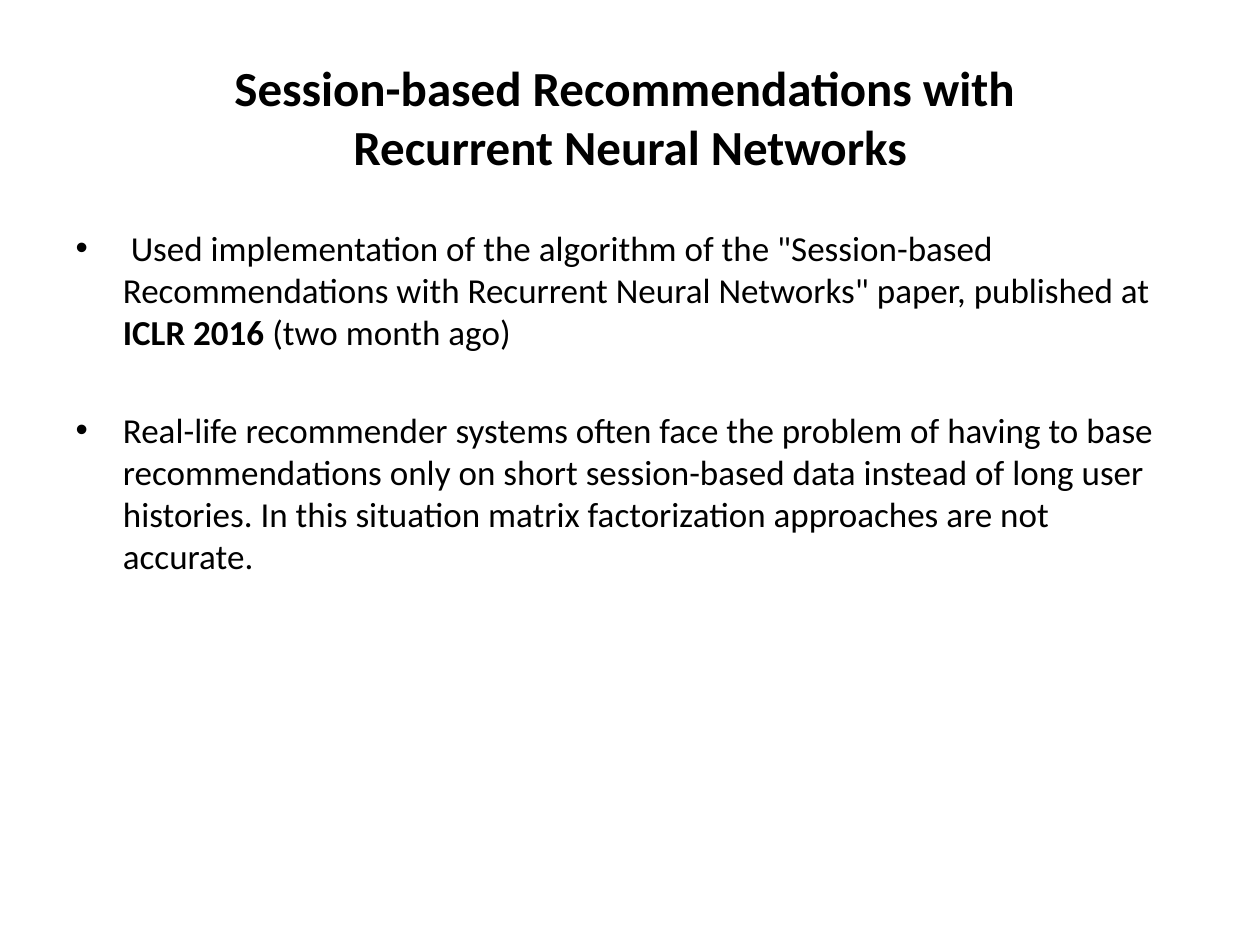
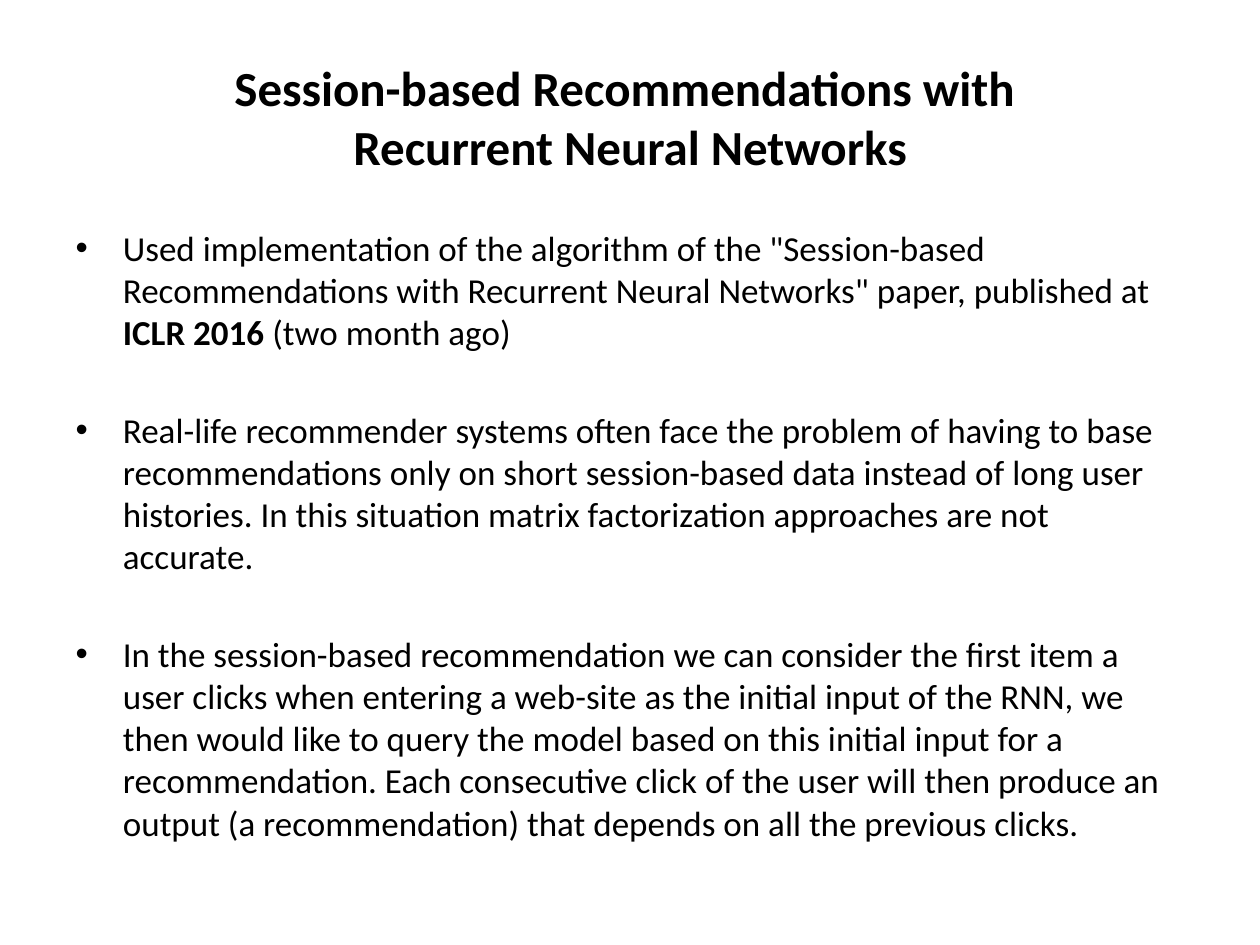
Before and after one commit to royee17/DS_Workshop, a slide deck: slide 3 of Methods.pptx. Drawn at 1260x945 pixels with LibreOffice and Linux fonts; fonts in the diff are those of the drawing. Boxes give left, top, right and bottom in pixels: in the first picture for what was removed or moved away, otherwise in the second. Text is boxed around its words. In the diff, an @@ line names an element or a change of style, - is before the commit and + after.

```diff
--- a/Methods.pptx
+++ b/Methods.pptx
@@ text at [123, 642, 1159, 842]: paragraph added @@
+• In the session-based recommendation we can consider the first item a user clicks when entering a web-site as the initial input of the RNN, we then would like to query the model based on this initial input for a recommendation. Each consecutive click of the user will then produce an output (a recommendation) that depends on all the previous clicks.
```
Also in this commit, not shown: 3 other slides changed, 18 other files.
